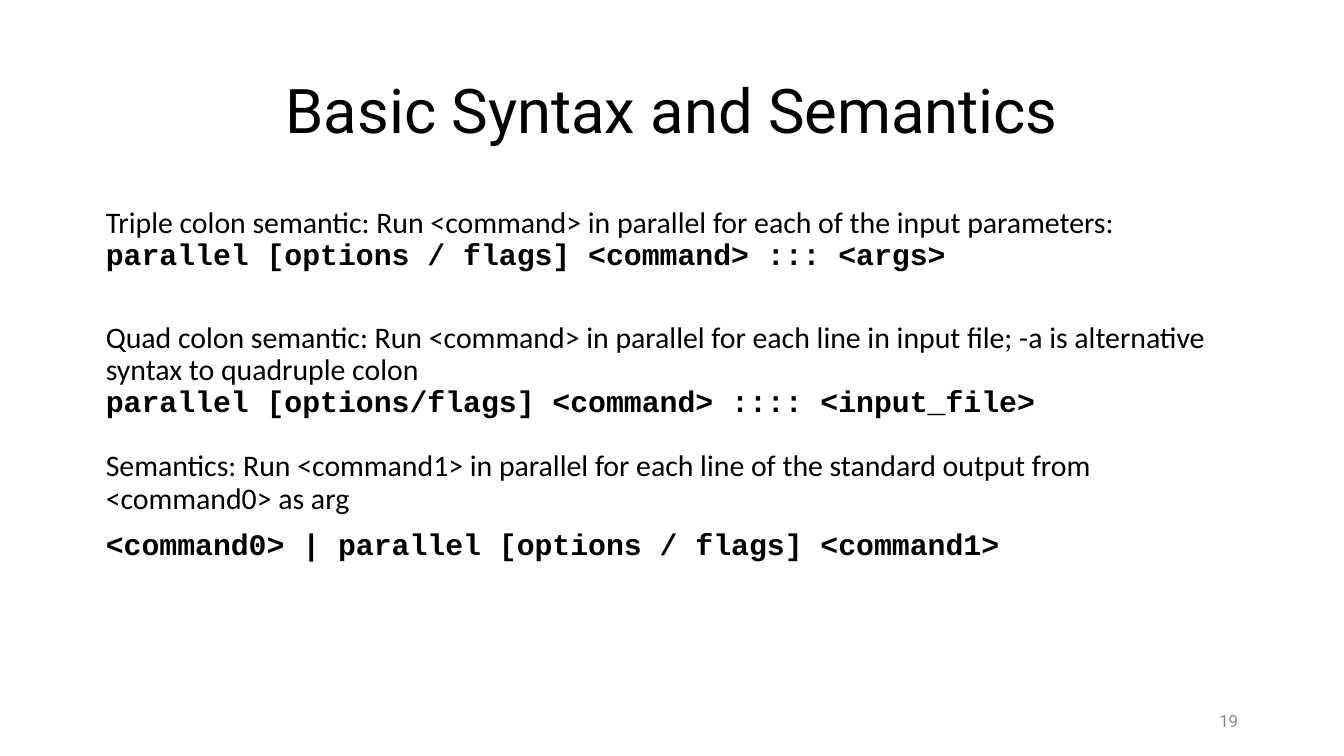
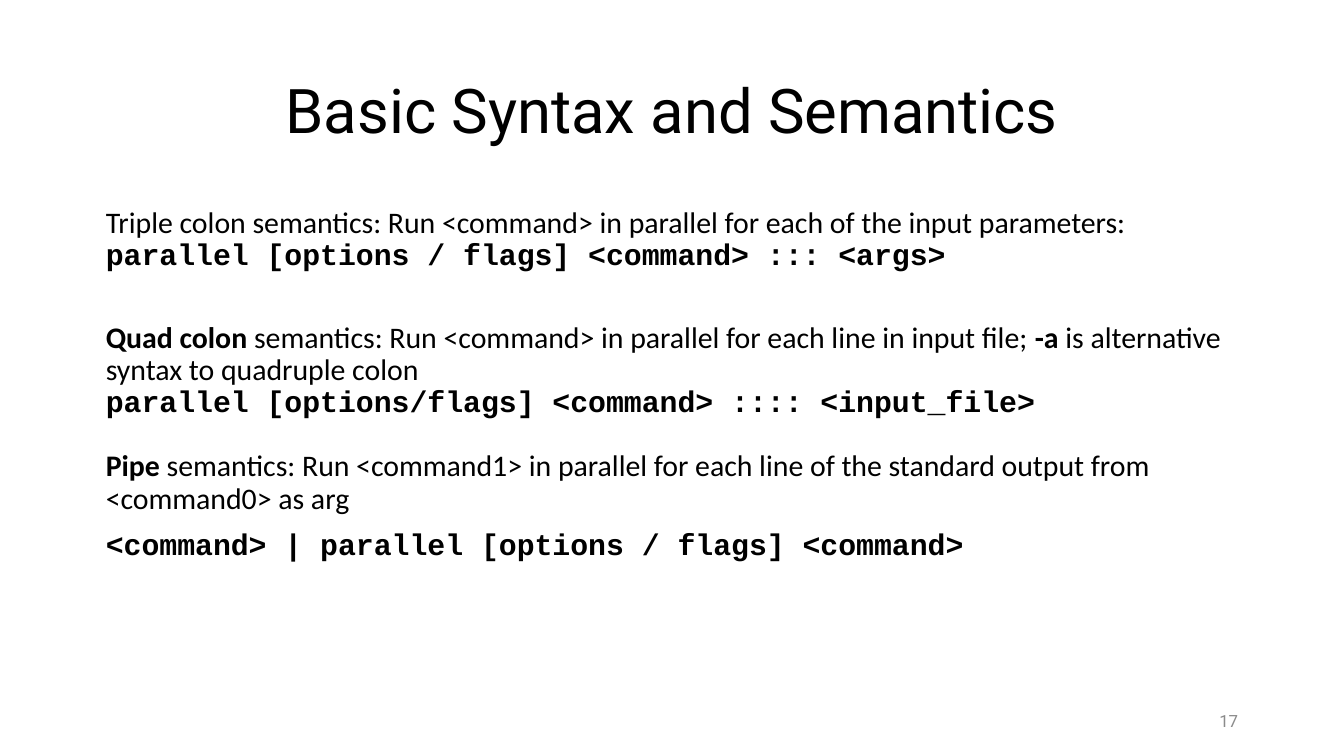
Before and after one commit to ketancmaheshwari/pearc24tut, a slide deck: slide 17 of gnu-parallel-tutorial.pptx (slide 19 before the commit). Drawn at 1344x756 pixels with LibreOffice and Linux fonts; fonts in the diff are those of the drawing. Boxes give left, top, right and bottom in pixels: in the first picture for what was removed or moved away, otherwise in the second. Text is boxed around its words. In the diff, an @@ line names an element or a change of style, - is before the commit and + after.

```diff
--- a/gnu-parallel-tutorial.pptx
+++ b/gnu-parallel-tutorial.pptx
@@ text at <box>106,212,1221,562</box>: text changed @@
-Triple colon semantic: Run <command> in parallel for each of the input parameters:
-parallel [options / flags] <command> ::: <args>
-Quad colon semantic: Run <command> in parallel for each line in input file; -a is alternative syntax to quadruple colon
-parallel [options/flags] <command> :::: <input_file>
-Semantics: Run <command1> in parallel for each line of the standard output from <command0> as arg
-<command0> | parallel [options / flags] <command1>
+Triple colon semantics: Run <command> in parallel for each of the input parameters:
+parallel [options / flags] <command> ::: <args>
+Quad colon semantics: Run <command> in parallel for each line in input file; -a is alternative syntax to quadruple colon
+parallel [options/flags] <command> :::: <input_file>
+Pipe semantics: Run <command1> in parallel for each line of the standard output from <command0> as arg
+<command> | parallel [options / flags] <command>
@@ page number at <box>1219,715,1238,727</box>: text changed @@
-19
+17
```
Also in this commit, not shown: 18 other slides changed, 5 slides added, 2 slides removed, 6 other files.
